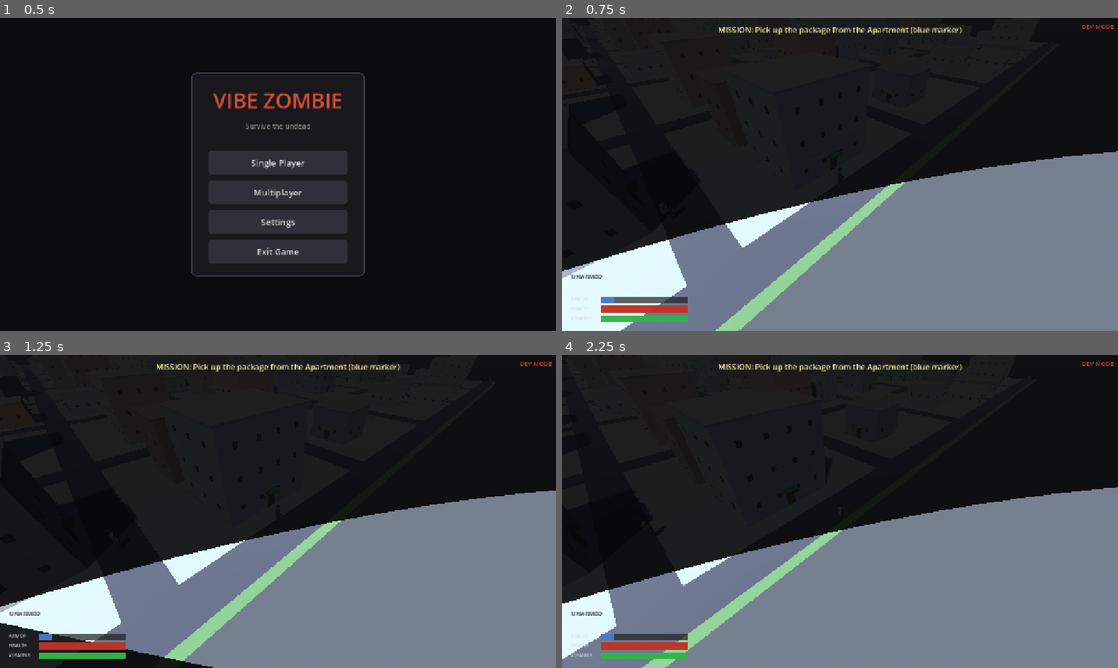
Above: before the commit, frames 1-4 (two rows, left to right).
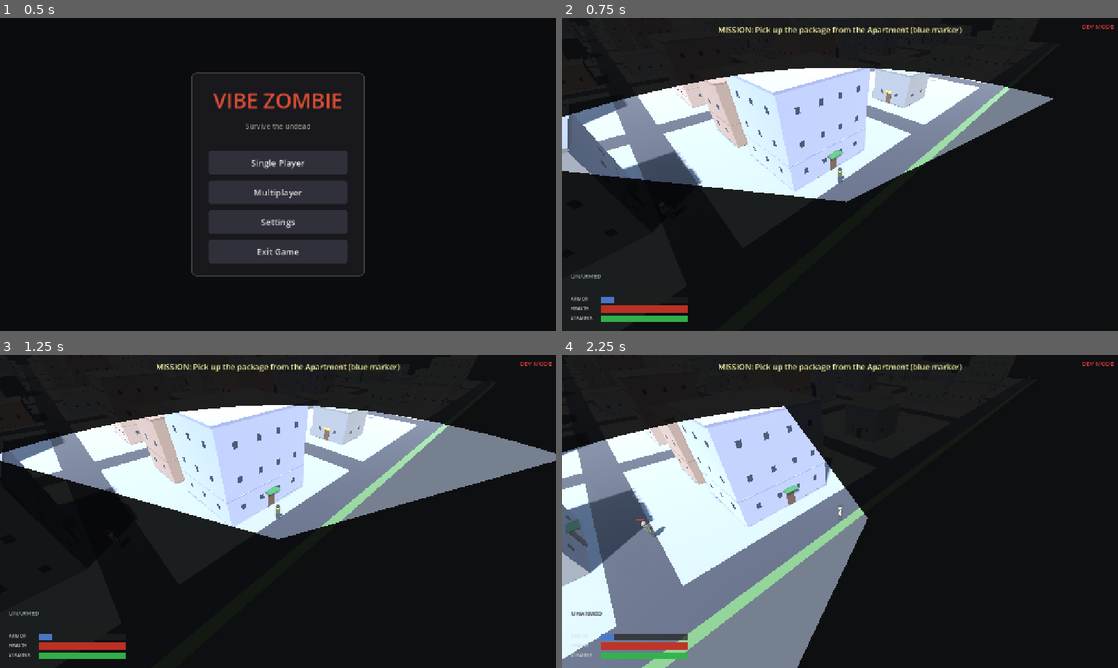
Above: after the commit, the same moments.

Repository: shaoqian2001/vibe-zombie
Game: Godot game, scene res://scenes/TitleMenu.tscn
The game is run twice, just before and just after one commit, with the same random seed, the same clock (stepped at 60 frames per second) and the same inputs.
Inputs (mouse positions are in pixels of both pictures, inside the frame that each line leads up to):
- Up to frame 1 (0.5 s): no input
- Up to frame 2 (0.75 s): click "Single Player" at 0.5 s
- Up to frame 3 (1.25 s): no input
- Up to frame 4 (2.25 s): move the mouse to (962, 495) at 1.27 s; hold D (move_right) 1.28-2.03 s; hold F (interact) 1.28-2.03 s; move the mouse to (728, 527) at 2.02 s; hold S (move_backward) from 2.03 s (still down); click (728, 527) at 2.1 s

Frame 1 is identical in both runs. In frame 2, 66% of the frame differs, in the area x 0-100%, y 16-100%; in frame 3, 63%; in frame 4, 49%.

Commit message:
Fix FOV sector position and player visibility
- Switch shader from FRAGCOORD (physical pixels) to UV (0-1 range) so
  the polygon test is resolution-independent regardless of canvas_items
  stretch settings. Polygon vertices are normalised to UV space in
  GDScript by dividing by get_viewport().get_visible_rect().size.

- Add center_back_offset export (default 3 world units): the cone apex
  is placed slightly behind the player in world space so the character
  model is always fully inside the visible sector.

Diff:
--- a/scripts/fov_overlay.gd
+++ b/scripts/fov_overlay.gd
@@ -8,8 +8,11 @@
 ## Human-eyesight defaults: 145° horizontal FOV, ~50 world units (~200 m at
 ## the game's approximate 1 unit = 4 m scale).
 
-@export var fov_degrees: float  = 145.0
+@export var fov_degrees: float = 145.0
 @export var view_distance: float = 50.0
+## World-unit distance to move the cone apex behind the player so the
+## character model is fully visible inside the sector.
+@export var center_back_offset: float = 3.0
 
 const ARC_SEGMENTS := 32
 const N_VERTS := ARC_SEGMENTS + 2  # 1 center + (ARC_SEGMENTS + 1) arc pts = 34
@@ -38,6 +41,11 @@
 	if _player == null or _camera == null or _mat == null:
 		return
 
+	# Viewport size used to normalise pixel coords → UV [0,1], matching the
+	# shader which uses UV rather than FRAGCOORD to avoid physical-vs-logical
+	# pixel mismatches under canvas_items stretch mode.
+	var vp_size := get_viewport().get_visible_rect().size
+
 	var ppos := _player.global_position
 	var fwd3 := _player.global_transform.basis.z
 	var facing := Vector2(fwd3.x, fwd3.z)
@@ -45,23 +53,33 @@
 		facing = Vector2(0.0, 1.0)
 	facing = facing.normalized()
 
-	var half_rad  := deg_to_rad(fov_degrees * 0.5)
+	var half_rad   := deg_to_rad(fov_degrees * 0.5)
 	var base_angle := atan2(facing.y, facing.x)
+
+	# Shift the apex behind the player so the character model falls inside
+	# the visible sector instead of sitting right at its sharp point.
+	var apex_xz  := Vector2(ppos.x, ppos.z) - facing * center_back_offset
+	var apex_3d  := Vector3(apex_xz.x, ppos.y, apex_xz.y)
+	var apex_px  := _camera.unproject_position(apex_3d)  # still in pixel space
 
 	var polygon := PackedVector2Array()
 	polygon.resize(N_VERTS)
 
-	# Vertex 0: player's own screen position
-	polygon[0] = _camera.unproject_position(ppos)
+	# Vertex 0: shifted apex (pixel space; normalised at the end)
+	polygon[0] = apex_px
 
-	# Vertices 1 .. N_VERTS-1: arc swept ±half_rad around the facing direction
+	# Vertices 1 .. N_VERTS-1: arc swept ±half_rad, radius measured from ppos
 	for i in range(ARC_SEGMENTS + 1):
 		var t := float(i) / float(ARC_SEGMENTS)
 		var angle := base_angle - half_rad + t * (half_rad * 2.0)
 		var dir_xz := Vector2(cos(angle), sin(angle))
 		var world_xz := Vector2(ppos.x, ppos.z) + dir_xz * view_distance
 		var world3d := Vector3(world_xz.x, 0.0, world_xz.y)
-		polygon[i + 1] = _safe_project(world3d, polygon[0], dir_xz)
+		polygon[i + 1] = _safe_project(world3d, apex_px, dir_xz)
+
+	# Normalise all vertices to UV [0,1] before uploading to the shader.
+	for i in range(N_VERTS):
+		polygon[i] = polygon[i] / vp_size
 
 	_mat.set_shader_parameter("fov_polygon", polygon)
 
--- a/shaders/fov.gdshader
+++ b/shaders/fov.gdshader
@@ -1,9 +1,10 @@
 shader_type canvas_item;
 
 // FOV fog-of-war overlay.
-// fov_polygon holds N_VERTS screen-pixel positions that form a closed pie-slice
-// (center vertex first, then ARC_SEG+1 arc vertices going around).
-// Pixels inside the polygon are transparent; outside are darkened.
+// fov_polygon holds N_VERTS vertices in UV [0,1] space (top-left = 0,0).
+// Using UV instead of FRAGCOORD avoids mismatches between physical window
+// pixels and the logical viewport coords returned by unproject_position()
+// under Godot's canvas_items stretch mode.
 
 const int N_VERTS = 34;  // 1 center + 33 arc points (32 arc segments)
 
@@ -28,7 +29,7 @@
 }
 
 void fragment() {
-	if (point_in_polygon(FRAGCOORD.xy)) {
+	if (point_in_polygon(UV)) {
 		COLOR = vec4(0.0, 0.0, 0.0, 0.0);
 	} else {
 		COLOR = vec4(0.0, 0.0, 0.0, fog_alpha);
